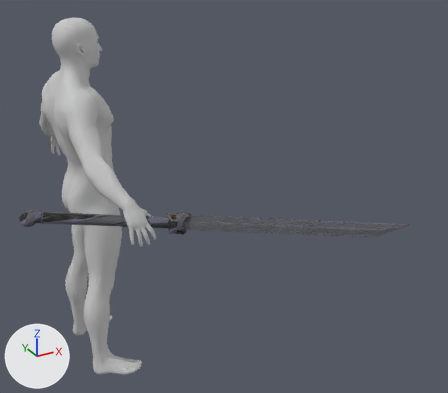
One commit to the FBX model Character/Animation/Fbx/Attack/Weapon_6/RootAnim_RR_Weapon_6_Attack_0.FBX: the scene before it, then after it.
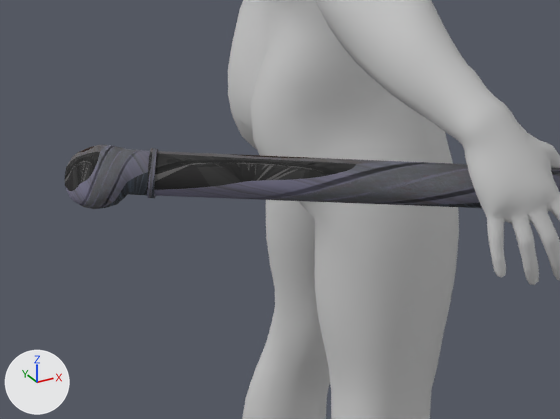
The first picture shows the older version from a 50 mm lens placed at (-0.81, -2.84, 2.19), pointed at (0.61, -0.27, 0.9). The close-ups show both versions on the part from 1% to 33% of the width and 44% to 72% of the height of that picture. Every picture has the same lights, and +X, +Y and +Z are marked at lower left. Where no turn or scale is listed for an object, it has been applied to the vertices.

The scene before the commit, as lines of its bpy script (objects in view):
```python
me_mesh = bpy.data.meshes.new('Mesh')
me_mesh.from_pydata(...)  # 1448 vertices, 2856 faces; spans x -0.063..0.097, y -0.656..0.656, z 0.941..1.155
me_mesh.materials.append(mat_material__9)  # its picture is missing
me_mesh_004 = bpy.data.meshes.new('Mesh.004')
me_mesh_004.from_pydata(...)  # 1917 vertices, 3716 faces; spans x -0.172..0.11, y -0.563..0.563, z 1.056..1.554
me_mesh_004.materials.append(mat_material__5)  # its picture is missing
me_mesh_007 = bpy.data.meshes.new('Mesh.007')
me_mesh_007.from_pydata(...)  # 460 vertices, 896 faces; spans x -0.63..1.03, y -0.33..0.23, z -0.14..0.11
me_mesh_007.materials.append(mat_material__12)
ob_male_body = bpy.data.objects.new('Male_Body', me_mesh_004)
ob_male_body.location = (0.0, 0.0, 0.0)
ob_male_hand = bpy.data.objects.new('Male_Hand', me_mesh)
ob_male_hand.location = (0.0, 0.0, 0.0)
ob_mesh_wepaon_6_1_r = bpy.data.objects.new('Mesh_Wepaon_6_1_R', me_mesh_007)
ob_mesh_wepaon_6_1_r.location = (0.193, -0.645, 1.009)
# also in view: 'Male_Leg' at (-0.02, 0.0, 0.6)
```
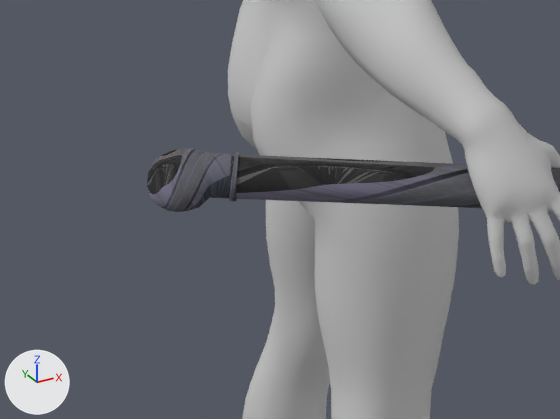
Patch to the scene script:
```diff
--- a/Character/Animation/Fbx/Attack/Weapon_6/RootAnim_RR_Weapon_6_Attack_0.FBX.py
+++ b/Character/Animation/Fbx/Attack/Weapon_6/RootAnim_RR_Weapon_6_Attack_0.FBX.py
@@ ob_mesh_wepaon_6_1_r @@
 ob_mesh_wepaon_6_1_r = bpy.data.objects.new('Mesh_Wepaon_6_1_R', me_mesh_007)
-ob_mesh_wepaon_6_1_r.location = (0.193, -0.645, 1.009)
+ob_mesh_wepaon_6_1_r.location = (0.273, -0.672, 0.999)
```

Location of each change, [x1, y1, x2, y2] in pixels of the close-ups (560 x 419 px):
'Mesh_Wepaon_6_1_R', moved: before [65, 145, 560, 209]; after [147, 148, 560, 212]
